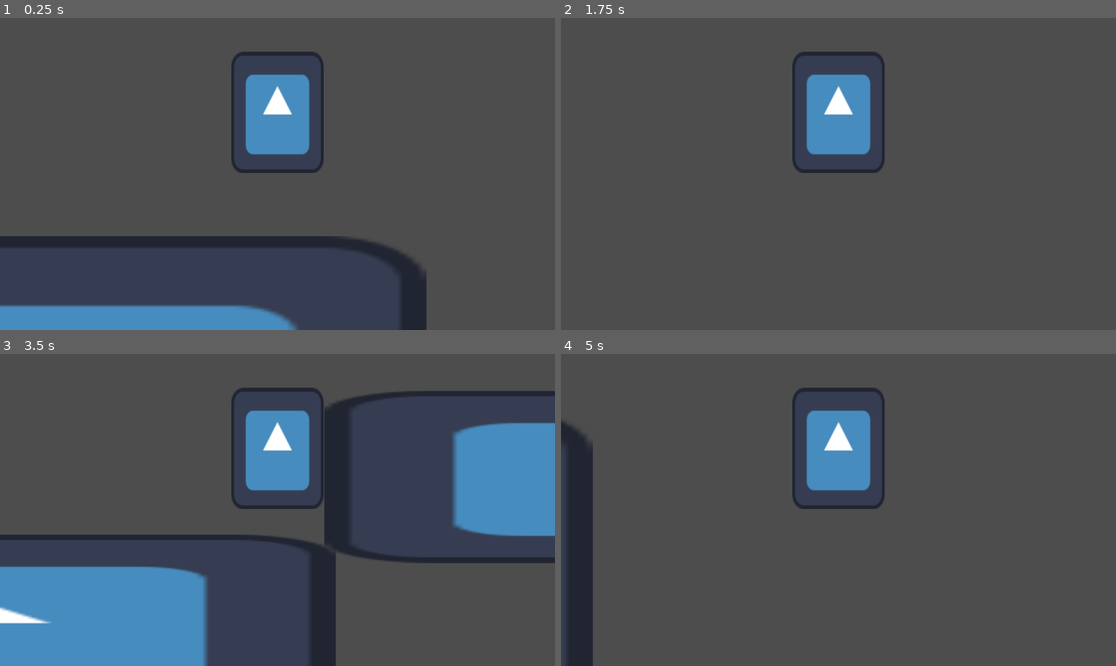
Above: before the commit, frames 1-4 (two rows, left to right).
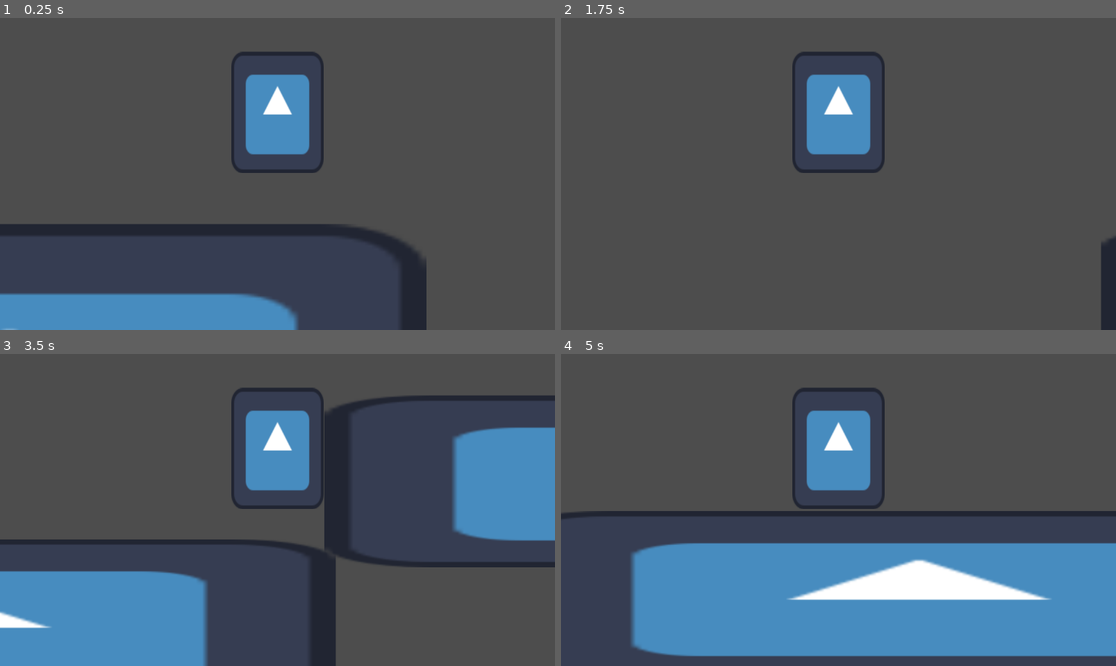
Above: after the commit, the same moments.

Repository: TrustBrotha/12dt2
Game: Godot game, scene res://scenes/main.tscn
Same seed, same stepped clock (60 frames per second), same inputs: the game is played once before the commit and once after it. The project has no main scene, so this scene is started directly. The engine's default icon, where the game draws it, is replaced by a stand-in: a white triangle on a blue panel in a dark square.
Inputs:
- Up to frame 1 (0.25 s): no input
- Up to frame 2 (1.75 s): hold D (move_right) from 0.53 s (still down); tap Space (jump) at 0.6, 0.77, 1.07, 1.52, 1.55 s; tap Shift (dash) at 1.35 s
- Up to frame 3 (3.5 s): tap Space (jump) at 1.82, 2.1, 3.02, 3.05, 3.32 s; release D (move_right) at 2.03 s; hold A (move_left) 2.03-2.78 s; hold D (move_right) from 2.78 s (still down); tap Shift (dash) at 2.85 s
- Up to frame 4 (5 s): tap Space (jump) at 3.6, 3.77, 4.07, 4.52, 4.55, 4.82 s; release D (move_right) at 4.28 s; hold A (move_left) from 4.28 s (still down); tap Shift (dash) at 4.35 s

The runs differ from the first frame. In frame 1, 7.5% of the frame differs, in the area x 0-77%, y 66-100%; in frame 2, 0.8%; in frame 3, 5.2%; in frame 4, 37%, in the area x 0-100%, y 21-100%.

Commit message:
Add files via upload
added variable jump, tidied up jump code

Diff:
--- a/2dplatformer/scenes/main.tscn
+++ b/2dplatformer/scenes/main.tscn
@@ -100,4 +100,20 @@
 scale = Vector2(1, 2)
 shape = SubResource("RectangleShape2D_l4h3f")
 
+[node name="platform7" type="StaticBody2D" parent="."]
+position = Vector2(-1112, -3356)
+scale = Vector2(0.1, 3)
+script = ExtResource("2_8hivo")
+metadata/_edit_group_ = true
+
+[node name="Sprite2D" type="Sprite2D" parent="platform7"]
+position = Vector2(580.5, 660.5)
+scale = Vector2(9.00781, 4.02344)
+texture = ExtResource("1_8uq7s")
+
+[node name="CollisionShape2D" type="CollisionShape2D" parent="platform7"]
+position = Vector2(582, 662)
+scale = Vector2(1, 2)
+shape = SubResource("RectangleShape2D_l4h3f")
+
 [node name="player" parent="." instance=ExtResource("2_vk7ns")]
--- a/2dplatformer/scenes/player.tscn
+++ b/2dplatformer/scenes/player.tscn
@@ -27,14 +27,15 @@
 one_shot = true
 
 [node name="dash_cooldown" type="Timer" parent="."]
-wait_time = 0.5
+wait_time = 0.33
 one_shot = true
 
 [node name="coyote_timer_floor" type="Timer" parent="."]
-wait_time = 0.4
+wait_time = 0.1
 one_shot = true
 
 [node name="coyote_timer_wall" type="Timer" parent="."]
+wait_time = 0.1
 one_shot = true
 
 [connection signal="timeout" from="is_dashing" to="." method="_on_is_dashing_timeout"]
--- a/2dplatformer/scripts/player.gd
+++ b/2dplatformer/scripts/player.gd
@@ -9,7 +9,7 @@
 
 extends CharacterBody2D
 
-@export var jump_force = 700.0
+@export var jump_force = 1000.0
 @export var maxspeed = 500.0
 @export var acceleration = 50
 var gravity = ProjectSettings.get_setting("physics/2d/default_gravity") # Get the gravity from the project settings to be synced with RigidBody nodes.
@@ -25,11 +25,11 @@
 
 func _physics_process(delta):
 	# Handle Jump.
-	handle_jump()
 	movement_states(delta)
 	basic_movement()
 	wall_slide()
 	dash()
+	abilities()
 
 
 	move_and_slide()
@@ -39,27 +39,14 @@
 	print(is_on_wall())
 	print(get_node("/root/world/player/coyote_timer_wall").time_left)
 
-func handle_jump():
-	if Input.is_action_just_pressed("jump") and can_jump == true:
-		velocity.y = -jump_force
 
-	if Input.is_action_just_pressed("jump") and can_jump_wall == true:
-		velocity.y = -0.75 * jump_force
-
-	if is_on_wall():
-		movement_state = "wall"
-		if can_jump_wall == true:
-			if Input.is_action_just_pressed("jump"):
-				if Input.is_action_pressed("move_right"):
-					velocity.x = -jump_force
-					velocity.y = -jump_force
-				if Input.is_action_pressed("move_left"):
-					velocity.x = jump_force
-					velocity.y = -jump_force
 
 func movement_states(delta):
+
 	if is_on_floor() and movement_state != "dash":
 		movement_state = "normal"
+	if is_on_wall() and !is_on_floor():
+		movement_state = "wall"
 
 	if movement_state == "normal":
 		can_move = true
@@ -71,7 +58,7 @@
 			coyote_timer_floor_already_called = false
 
 		if not is_on_floor():
-			velocity.y += 1.5 * gravity * delta
+			velocity.y += 2 * gravity * delta
 			if velocity.y > 2000:
 				velocity.y = 2000
 			if coyote_timer_floor_already_called == false:
@@ -80,6 +67,11 @@
 					coyote_timer_floor_already_called = true
 				elif velocity.y < 0:
 					can_jump = false
+
+		if Input.is_action_just_pressed("jump") and can_jump == true:
+			velocity.y = -jump_force
+		if Input.is_action_just_released("jump") and velocity.y < 0:
+			velocity.y /= 2
 
 	elif movement_state == "dash":
 		can_move = false
@@ -94,16 +86,28 @@
 		if is_on_wall():
 			can_jump_wall = true
 			coyote_timer_wall_already_called = false
+			if Input.is_action_just_pressed("jump"):
+				if Input.is_action_pressed("move_right"):
+					velocity.x = -0.75*jump_force
+					velocity.y = -jump_force
+				if Input.is_action_pressed("move_left"):
+					velocity.x = 0.75*jump_force
+					velocity.y = -jump_force
 
 		if not is_on_wall():
 			if coyote_timer_wall_already_called == false:
 				get_node("/root/world/player/coyote_timer_wall").start()
 				coyote_timer_wall_already_called = true
 
+		if Input.is_action_just_pressed("jump") and can_jump_wall == true:
+			velocity.y = -jump_force
+		if Input.is_action_just_released("jump") and velocity.y < 0:
+			velocity.y /= 2
+			velocity.x /= 4
 
 		#gravity
 		if not is_on_floor():
-			velocity.y += 1.5 * gravity * delta
+			velocity.y += 2 * gravity * delta
 			if velocity.y > 2000:
 				velocity.y = 2000
 
@@ -132,6 +136,9 @@
 		velocity.x += last_direction * 2000
 		can_dash = false
 
+func abilities():
+	pass
+
 func _on_is_dashing_timeout():
 	movement_state = "normal"
 	get_node("/root/world/player/dash_cooldown").start()
@@ -139,11 +146,8 @@
 func _on_dash_cooldown_timeout():
 	can_dash = true
 
-
-
 func _on_coyote_timer_wall_timeout():
 	can_jump_wall = false
 
-
 func _on_coyote_timer_floor_timeout():
 	can_jump = false
